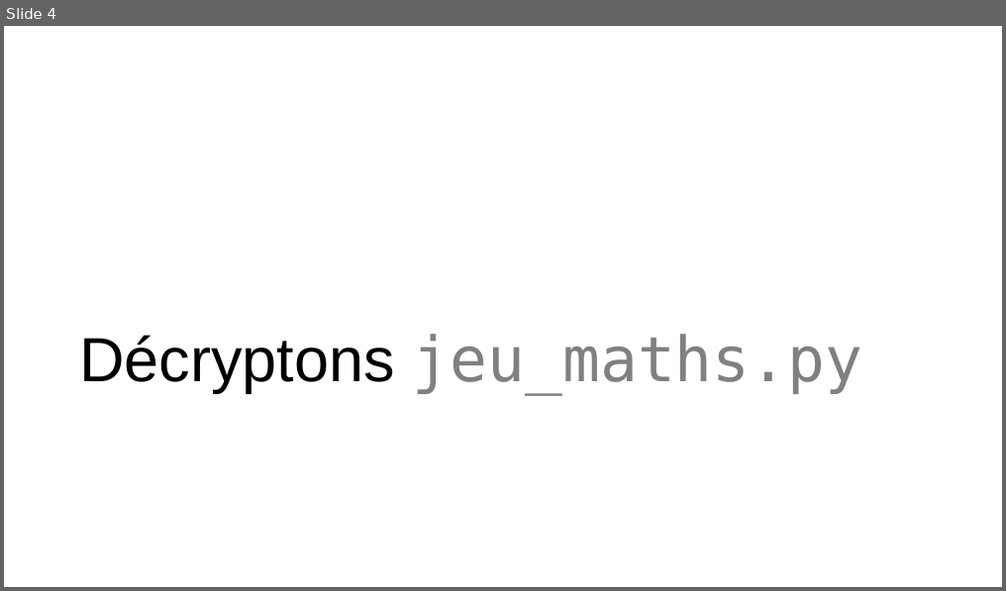
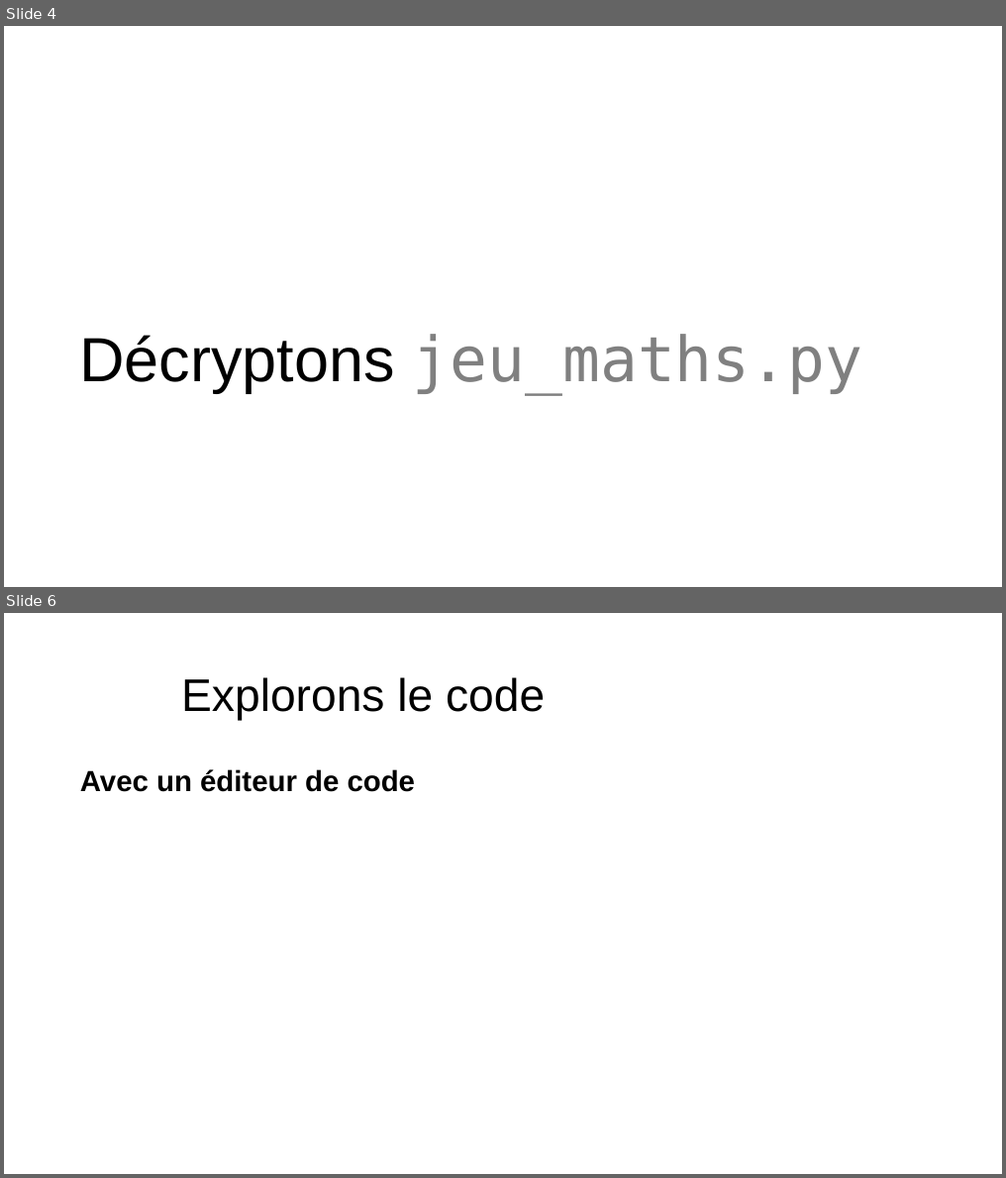
Before and after one commit to Natouche68/present-python-jeu-maths, a slide deck: present_python.pptx. Shown one above the other, each under a label of ours: slide 4 before the commit, slides 4 and 6 after it; the slides between them are not shown. The pictures are 1006x591 and 1006x1178 pixels, drawn with LibreOffice and Linux fonts; fonts in the diff are those of the drawing; background and template pictures are left out. Boxes give left, top, right and bottom in pixels: in the first picture for what was removed or moved away, otherwise in the second. Text is boxed around its words. In the diff, an @@ line names an element or a change of style, - is before the commit and + after.

```diff
--- a/present_python.pptx
+++ b/present_python.pptx
@@ slide 6 added at [4, 613, 1002, 1174], background picture (left out) @@
@@ title added at [181, 677, 545, 721], 44 pt, text #000000 @@
+Explorons le code
@@ text added at [80, 769, 416, 792], 28 pt, text #000000, bold @@
+Avec un éditeur de code
```
Also in this commit, not shown: 2 slides changed, 1 slide removed.
